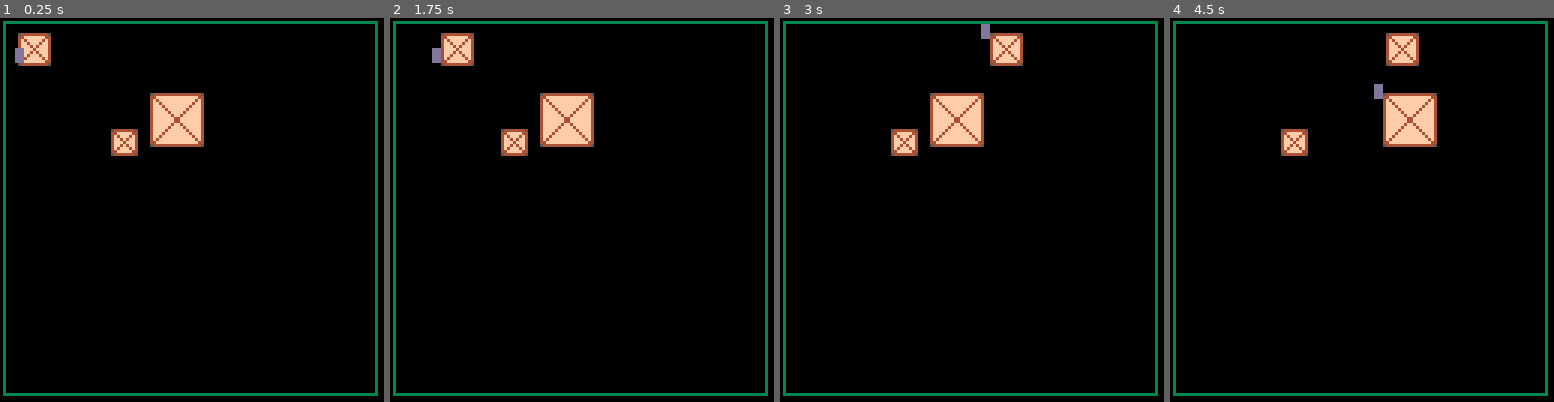
Above: before the commit, frames 1-4 (left to right).
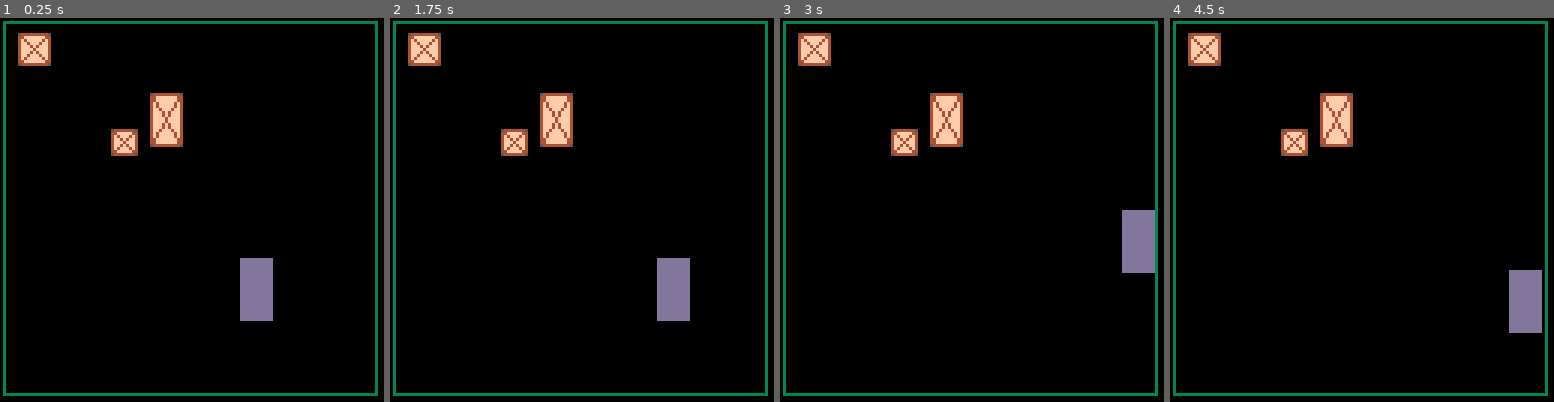
Above: after the commit, the same moments.

Repository: camerondugan/Pico8-Cartridges
Game: PICO-8 cartridge mygames/things.p8
The game is run twice, just before and just after one commit, with the same random seed, the same clock (stepped at 60 frames per second) and the same inputs.
Inputs:
- Up to frame 1 (0.25 s): no input
- Up to frame 2 (1.75 s): hold Right from 1.6 s (still down)
- Up to frame 3 (3 s): release Right at 2.1 s; hold Up 2.15-2.42 s; hold Right from 2.47 s (still down)
- Up to frame 4 (4.5 s): release Right at 3.03 s; hold Left 3.08-3.58 s; hold Down 3.63-3.97 s; hold Right from 4.02 s (still down)

The runs differ from the first frame. In frame 1, 2.6% of the frame differs, in the area x 3-72%, y 7-79%; in frame 2, 4.0%; in frame 3, 4.1%; in frame 4, 6.2%, in the area x 4-97%, y 3-83%.

Commit message:
refactor

Diff:
--- a/mygames/things.p8
+++ b/mygames/things.p8
@@ -1,30 +1,40 @@
 pico-8 cartridge // http://www.pico-8.com
 version 32
 __lua__
---room state
-boxes={{x=50,y=25,sx=17,sy=17,pushable=true},{x=6,y=5,sx=10,sy=10,pushable=true},{x=37,y=37,sx=8,sy=8,pushable=true}}
-
---player state
-p={}
-p.x=5
-p.y=10
-p.sx=2
-p.sy=4
-speed=1
+--lift by cameron dugan
+
+function _init()
+	--room state
+	boxes={{x=50,y=25,sx=10,sy=17,pushable=true},{x=6,y=5,sx=10,sy=10,pushable=true},{x=37,y=37,sx=8,sy=8,pushable=true}}
+
+	--player state
+	p={}
+	p.x=80
+	p.y=80
+	p.sx=10
+	p.sy=20
+	speed=1 //don't change speed
+									//kinda broken
+	--timers
+	last_step=-1
+end
 
 --draw
 function _draw()
 	cls()
+	--border
 	rect(1,1,125,125,3)
 	foreach(boxes,draw_box)
-	--foreach(boxes,push)
+	--tmp code
+	//foreach(boxes,push)
 	--draw player
 	rectfill(p.x,p.y,p.x+p.sx,p.y+p.sy,13)
+	--debug variables (print stuff)
 end
 
 function draw_box(b)
 	--body
-	rectfill(b.x,b.y,b.x+b.sx,b.y+b.sy,4)
+	rect(b.x,b.y,b.x+b.sx,b.y+b.sy,4)
 	rectfill(b.x+1,b.y+1,b.x+b.sx-1,b.y+b.sy-1,15)
 	--wood bars
 	line(b.x,b.y,b.x+b.sx,b.y+b.sy,4)
@@ -36,7 +46,7 @@
 	pset(b.x+b.sx,b.y+b.sy)
 end
 
---game overview
+--✽ speedy updating ✽
 function _update60()
 	boxcol=false
 	get_input()
@@ -52,10 +62,13 @@
 	if (btn(1))	dx+=speed
 	if (btn(2)) dy-=speed
 	if (btn(3))	dy+=speed
-	if (abs(dx)+abs(dy)>0)	sfx(0)
-end
-
---player movement
+	-- play sound if moving
+	if (abs(dx)+abs(dy)>0)	then
+		step_sound()
+	end
+end
+
+-- player 😐 movement
 function move()
 	if not collides(boxes,dx,dy) then
 		p.x+=dx
@@ -63,23 +76,34 @@
 	end
 end
 
---collision
+-- play step sound
+function step_sound()
+	this_step=t()
+	if (this_step - last_step > 0.5) then
+		sfx(0)
+		last_step=t()
+	end
+end
+-->8
+--hard game rules
+
+--collision section
 function collides(boxes,dx,dy)
+	--update potential positions
 	px=p.x+dx
 	py=p.y+dy
-	--wall
+	--wall collision
 	if (py<2 or py>124)	return true
 	if (px<2 or px>124)	return true
 	if (py+p.sy<2 or py+p.sy>124)	return true
 	if (px+p.sy<2 or px+p.sx>124)	return true
-	--boxes
+	--box collision
 	boxcol=false
 	foreach(boxes,boxcollides)
 	if (boxcol)	return true
 	return false
 end
 
---collision
 function boxcollides(b)
 	for sx=0,p.sx,1 do
 		for sy=0,p.sy,1 do
@@ -93,7 +117,7 @@
 	end
 end
 
---occupency
+--occupency section
 function box_occupied(ex,ey)
 	for b in all(boxes) do
 		if ex>=b.x and ex<=(b.x+b.sx) then
@@ -119,71 +143,207 @@
 	return false
 end
 
---pushables
+-- misc game rules
 function push(b)
-	if not b.pushable then
-		return false
-	end
+	pushed=false
+	if (not b.pushable) return false
 	--pushed right
 	for i = 0, b.sy, 1 do --right box pixel
-		if (dx>0 and player_occupied(b.x-1,b.y+i)) then
+		--if player is pushing right
+		--and next to object
+		if (dx>0 and player_occupied(b.x-speed,b.y+i)) then
 			should_move=true
 			for k=0, b.sy, 1 do
-				if occupied(b.x+b.sx+1,b.y+k) then
+				if occupied(b.x+b.sx+speed,b.y+k) then
 					should_move=false
 				end
 			end
-			if should_move then
-				b.x+=dx
-			end
+			if (should_move) b.x+=dx
+			if (should_move) pushed=true
 		end
 	end
 	--pushed left
 	for i=0,b.sy,1 do --right box pixels
-		if (dx<0 and player_occupied(b.x+b.sx+1,b.y+i)) then
+		--if player is pushing
+		if (dx<0 and player_occupied(b.x+b.sx+speed,b.y+i)) then
 			should_move=true
 			for k=0, b.sy, 1 do
-				if occupied(b.x-1,b.y+k) then
+				if occupied(b.x-speed,b.y+k) then
 					should_move=false
 				end
 			end
 			if (should_move) b.x+=dx
+			if (should_move) pushed=true
 		end
 	end
 	--detect top
 	for i = 0, b.sx, 1 do --box width
-		if (dy>0 and player_occupied(b.x+i,b.y-1)) then
+		--if player is pushing
+		if (dy>0 and player_occupied(b.x+i,b.y-speed)) then
 			should_move=true
 			for k=0, b.sx, 1 do
-				if occupied(b.x+k,b.y+b.sy+1) then
+				if occupied(b.x+k,b.y+b.sy+speed) then
 					should_move=false
 				end
 			end
 			if (should_move) b.y+=dy
+			if (should_move) pushed=true
 		end
 	end
 	--detect bottom
-	for i = 0, b.sy, 1 do
-		if (dy<0 and player_occupied(b.x+i,b.y+b.sy+1)) then
+	for i = 0, b.sx, 1 do
+		if (dy<0 and player_occupied(b.x+i,b.y+b.sy+speed)) then
 			should_move=true
-			for k=0, b.sy, 1 do
-				pset(b.x+k,b.y-1,3)
-				if occupied(b.x+k,b.y-1) then
+			for k=0, b.sx, 1 do
+				if occupied(b.x+k,b.y-speed) then
 					should_move=false
 				end
 			end
 			if (should_move) b.y+=dy
-		end
-	end
-end
-…(11 lines of a section not shown)…
+			if (should_move) pushed=true
+		end
+	end
+	if (pushed) sfx(1)
+end
+…(142 lines of a section not shown)…
Not shown, changed: 131 lines of the sprite sheet (__gfx__) section of mygames/things.p8
Not shown, changed: the thumbnail (__label__) section of mygames/things.p8
Not shown, changed: the sound effects (__sfx__) section of mygames/things.p8
